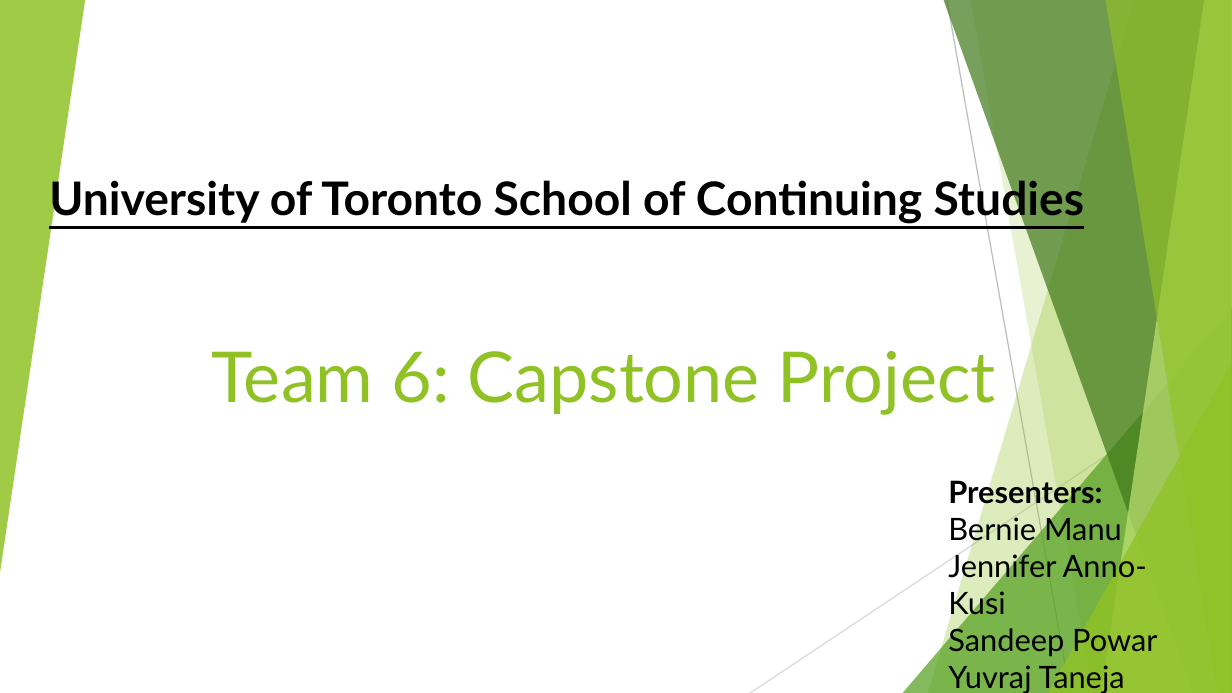
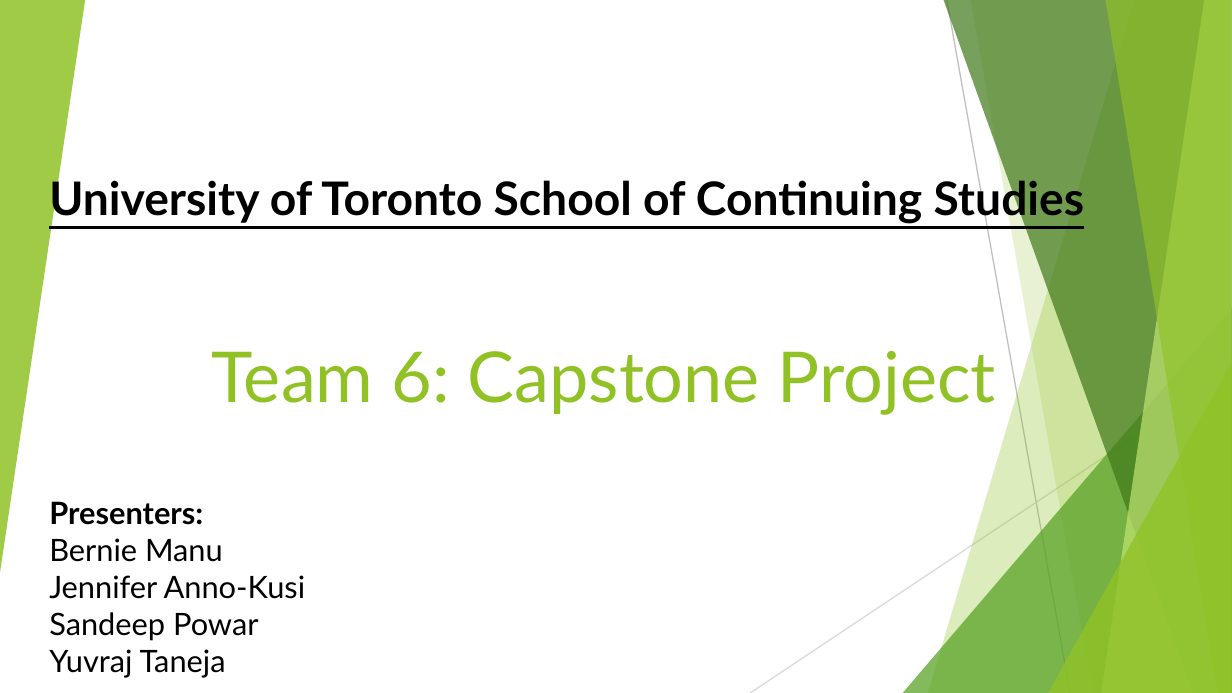
Before and after one commit to GerlechJen/Predicting-Auto-Insurance-Fraud-Claims, a slide deck: slide 1 of Team_6.pptx. Drawn at 1232x693 pixels with LibreOffice and Linux fonts; fonts in the diff are those of the drawing. Boxes give left, top, right and bottom in pixels: in the first picture for what was removed or moved away, otherwise in the second. Text is boxed around its words. In the diff, an @@ line names an element or a change of style, - is before the commit and + after.

```diff
--- a/Team_6.pptx
+++ b/Team_6.pptx
@@ text "Presenters:" rewrapped from (x1=948, y1=476, x2=1157, y2=693) to (x1=49, y1=501, x2=306, y2=678) @@
```
Also in this commit, not shown: 3 other slides changed, 5 slides added, 2 other files.
